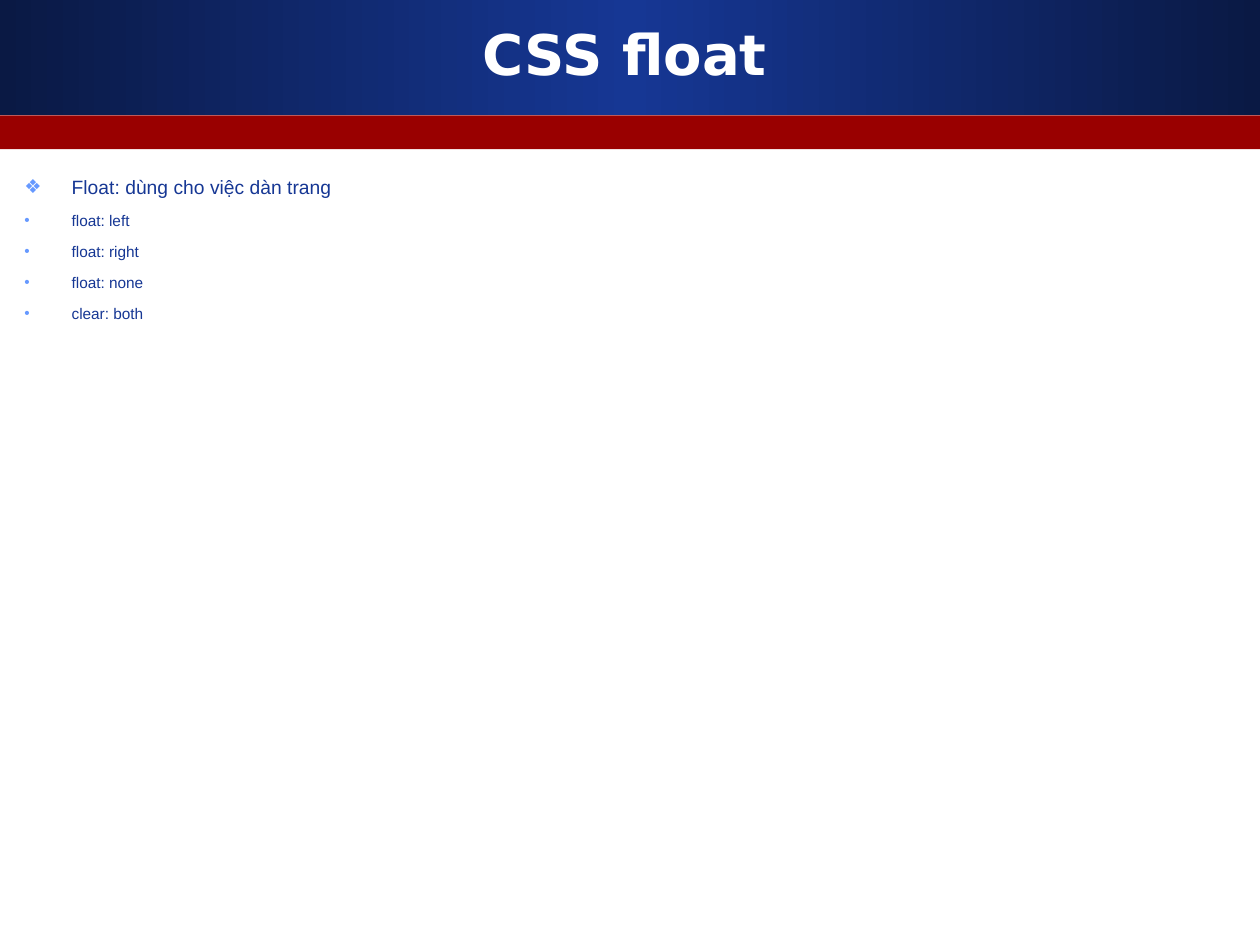
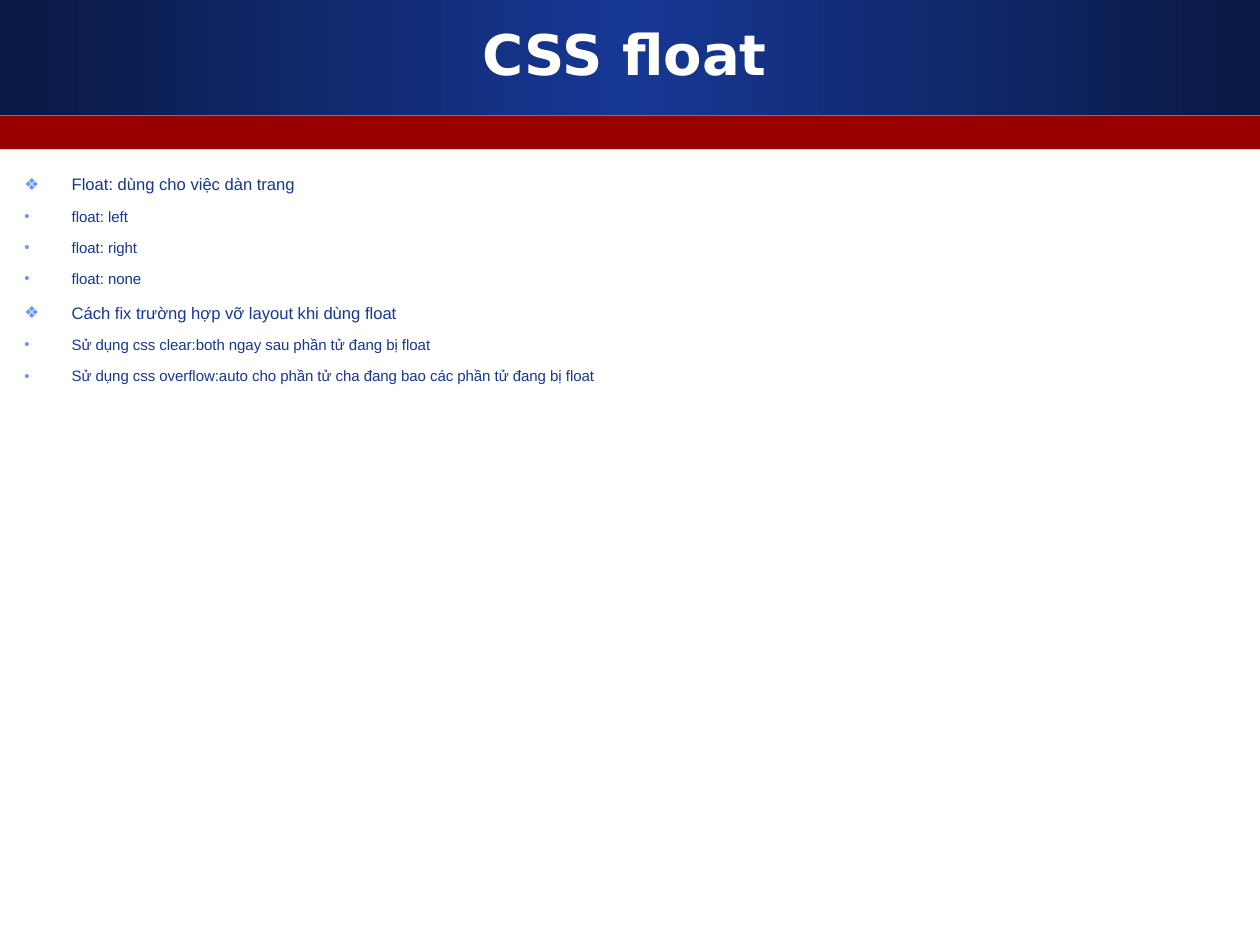
Before and after one commit to nguyenvietmanhit/frontend10, a slide deck: slide 3 of Day03_CSS_Part_2_Layout/Slide_bai_giang/1_CSS_Part_2.ppt. Drawn at 1260x945 pixels with LibreOffice and Linux fonts; fonts in the diff are those of the drawing. Boxes give left, top, right and bottom in pixels: in the first picture for what was removed or moved away, otherwise in the second. Text is boxed around its words. In the diff, an @@ line names an element or a change of style, - is before the commit and + after.

```diff
--- a/Day03_CSS_Part_2_Layout/Slide_bai_giang/1_CSS_Part_2.ppt
+++ b/Day03_CSS_Part_2_Layout/Slide_bai_giang/1_CSS_Part_2.ppt
@@ text at <box>72,177,295,284</box>: size 11 to 9.5 pt in "Float: dùng cho việc dàn trang"; size 8.8 to 8.6 pt in "float: left", "float: right", "float: none" @@
@@ text at <box>72,306,594,384</box>: text changed; size 8.8 to 8.6 pt @@
-• clear: both
+❖ Cách fix trường hợp vỡ layout khi dùng float
+• Sử dụng css clear:both ngay sau phần tử đang bị float
+• Sử dụng css overflow:auto cho phần tử cha đang bao các phần tử đang bị float
```
Also in this commit, not shown: 1 other slide changed, 1 slide removed, 3 other files.
